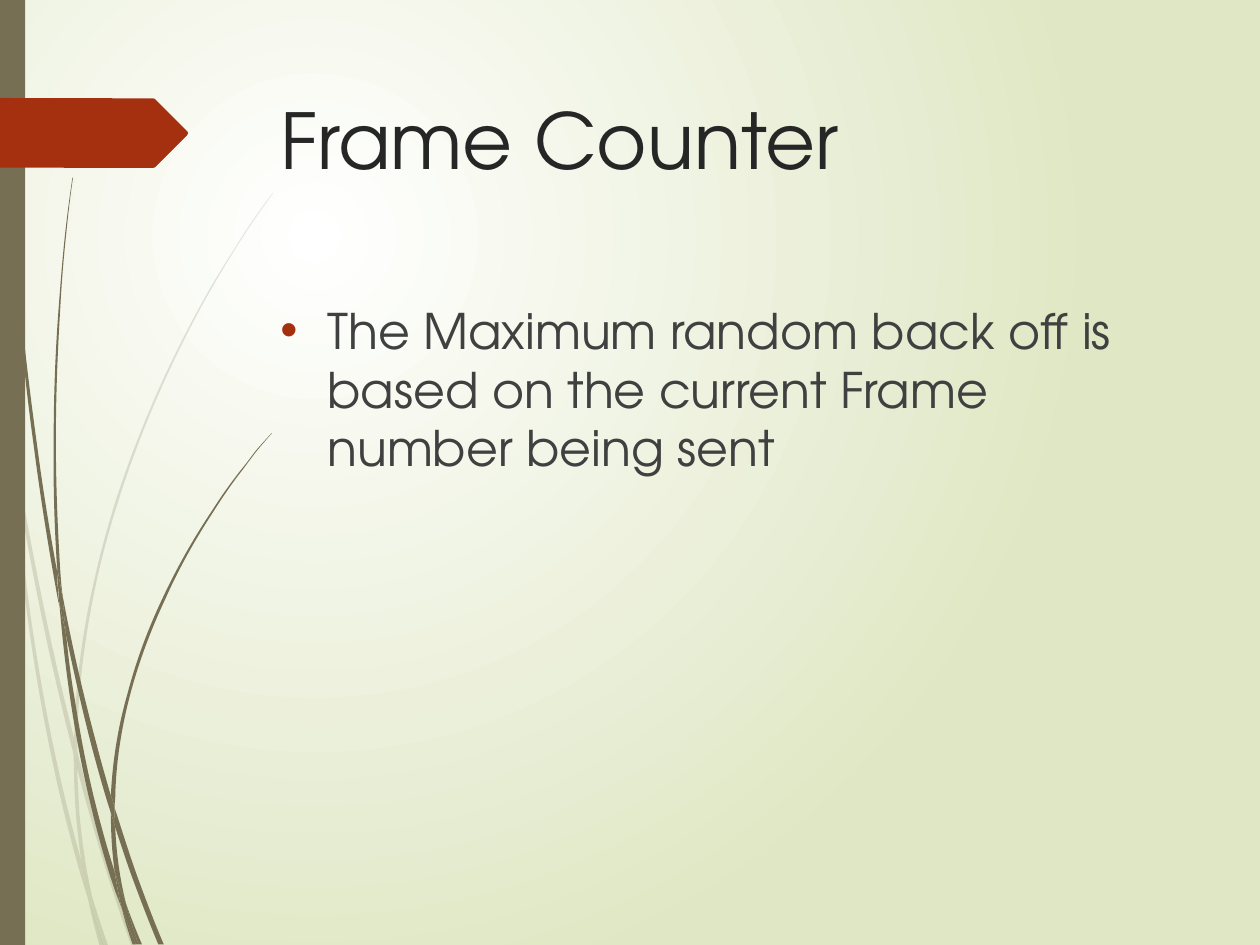
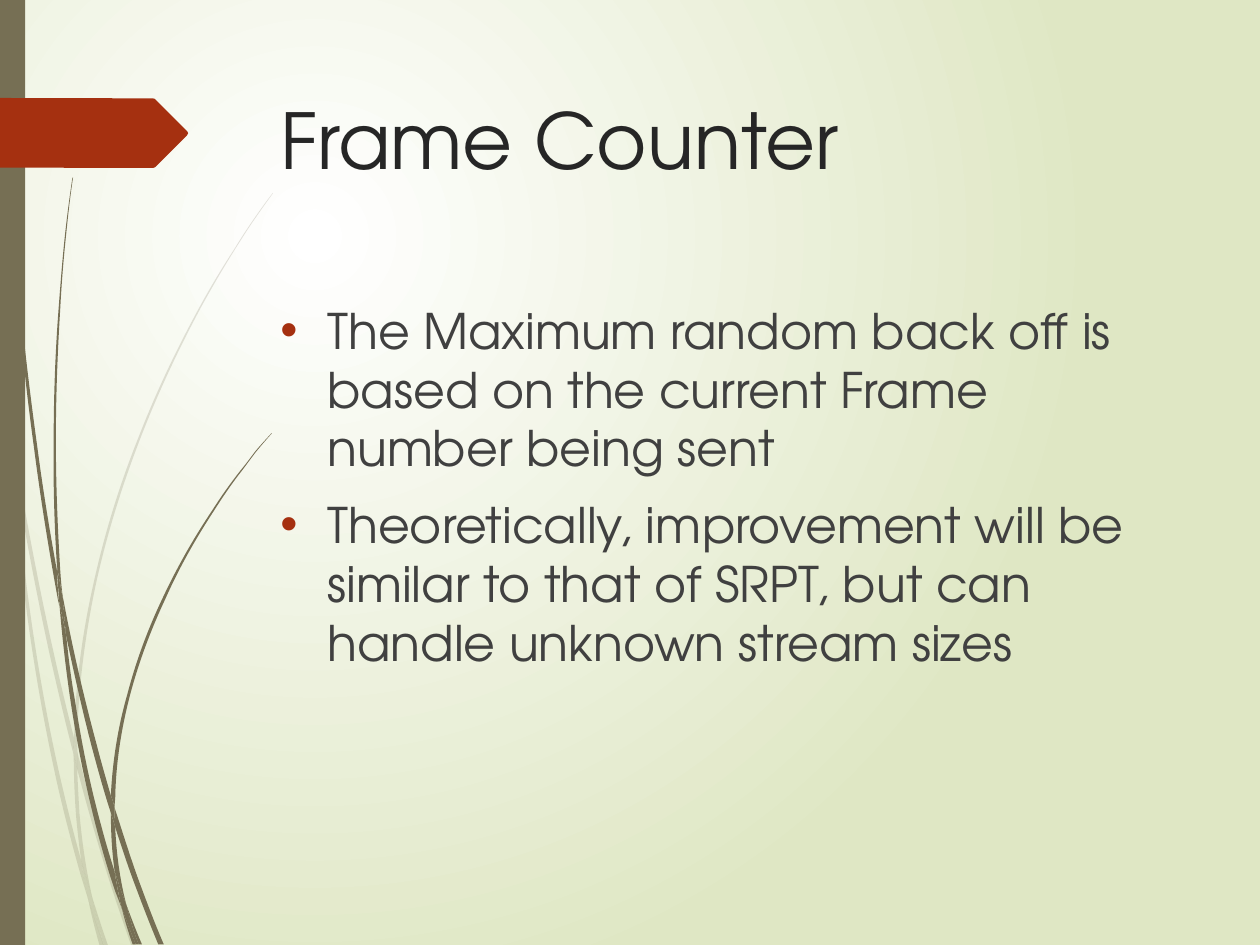
Before and after one commit to Marfle-Bark/myHUMPS, a slide deck: slide 6 of Presentation.pptx (slide 5 before the commit). Drawn at 1260x945 pixels with LibreOffice and Linux fonts; fonts in the diff are those of the drawing. Boxes give left, top, right and bottom in pixels: in the first picture for what was removed or moved away, otherwise in the second. Text is boxed around its words. In the diff, an @@ line names an element or a change of style, - is before the commit and + after.

```diff
--- a/Presentation.pptx
+++ b/Presentation.pptx
@@ text at [328,507,1123,662]: paragraph added @@
+• Theoretically, improvement will be similar to that of SRPT, but can handle unknown stream sizes
```
Also in this commit, not shown: 2 other slides changed.
